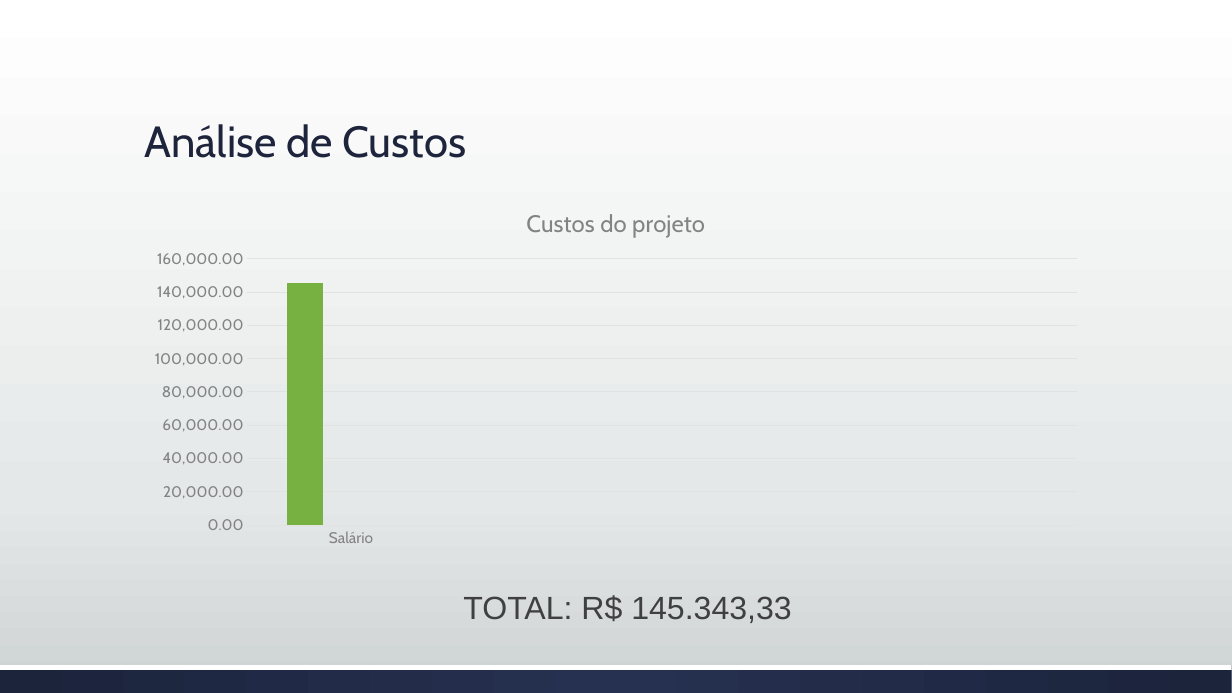
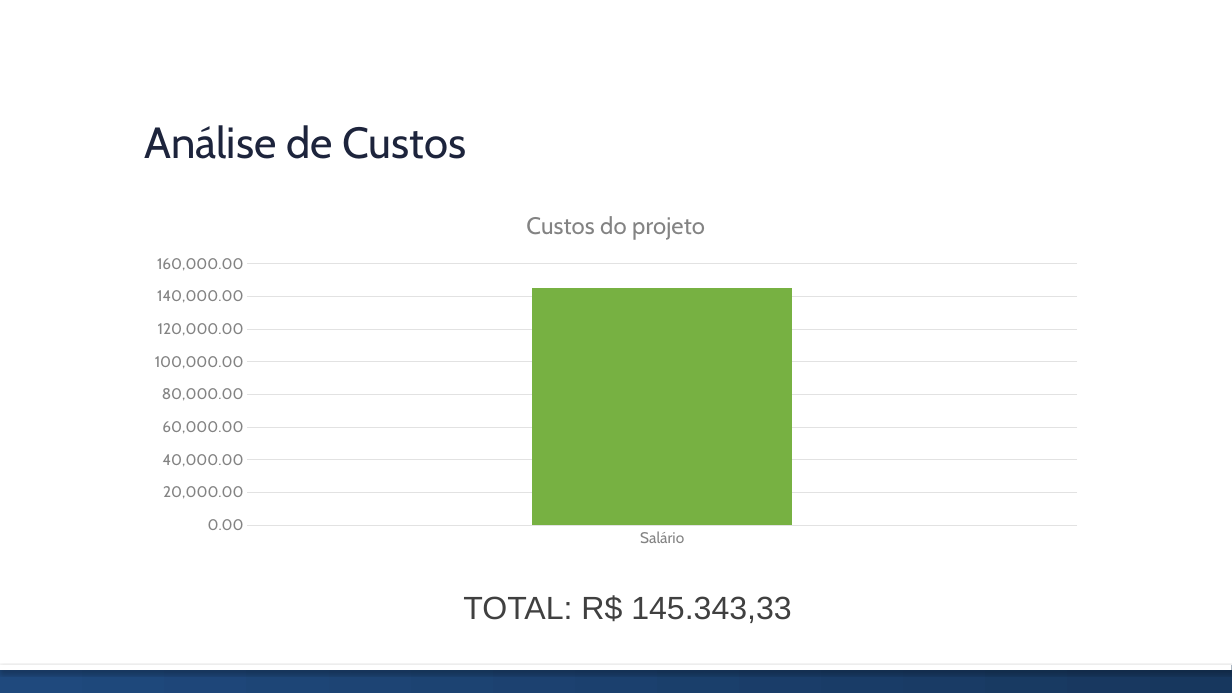
Before and after one commit to brunoedu/gestaoprojetos, a slide deck: slide 10 of Apresentação do projeto FINAL.pptx. Drawn at 1232x693 pixels with LibreOffice and Linux fonts; fonts in the diff are those of the drawing. Boxes give left, top, right and bottom in pixels: in the first picture for what was removed or moved away, otherwise in the second. Text is boxed around its words. In the diff, an @@ line names an element or a change of style, - is before the commit and + after.

```diff
--- a/Apresentação do projeto FINAL.pptx
+++ b/Apresentação do projeto FINAL.pptx
@@ background gradient #FFFFFF to #E5E8E8 to #CDD2D2 to #FFFFFF @@
@@ column chart at <box>136,192,1097,555</box> @@
@@ title "Custos do projeto " to "Custos do projeto" @@
-Series 1: 145000, -, -, -
+Series 1: 145000
-Series 2: -, -, -, -
-Series 3: -, -, -, -
@@ category axis changed @@
@@ value axis changed @@
@@ lettering changed @@
@@ rectangle at <box>0,665,1232,670</box>: shadow on @@
@@ rectangle at <box>0,665,1232,693</box>: fill gradient #263050 to #1D243C to gradient #1F497D to #17375E @@
```
Also in this commit, not shown: 14 other slides changed, 1 slide added, 1 slide removed.
